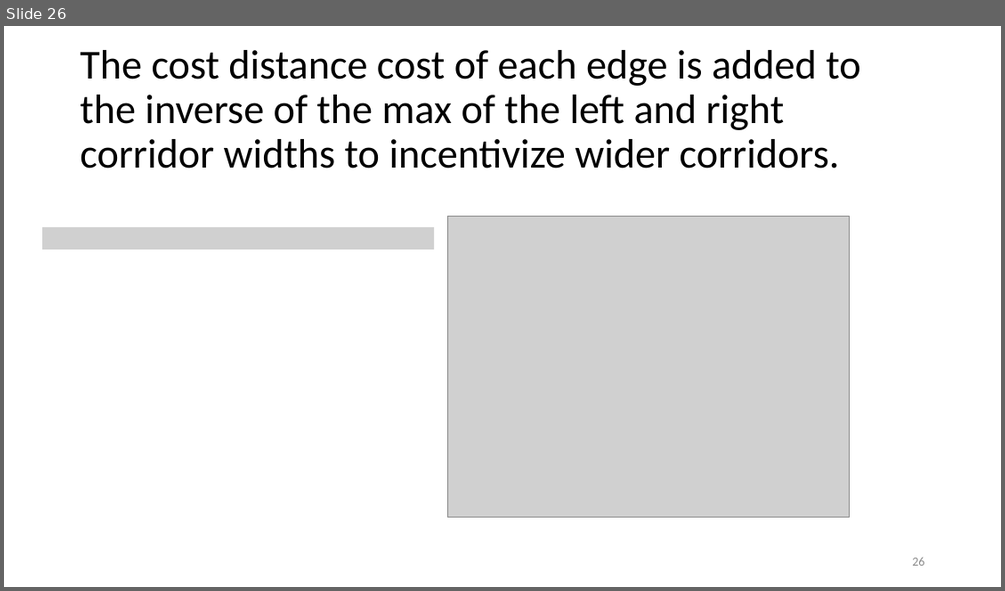
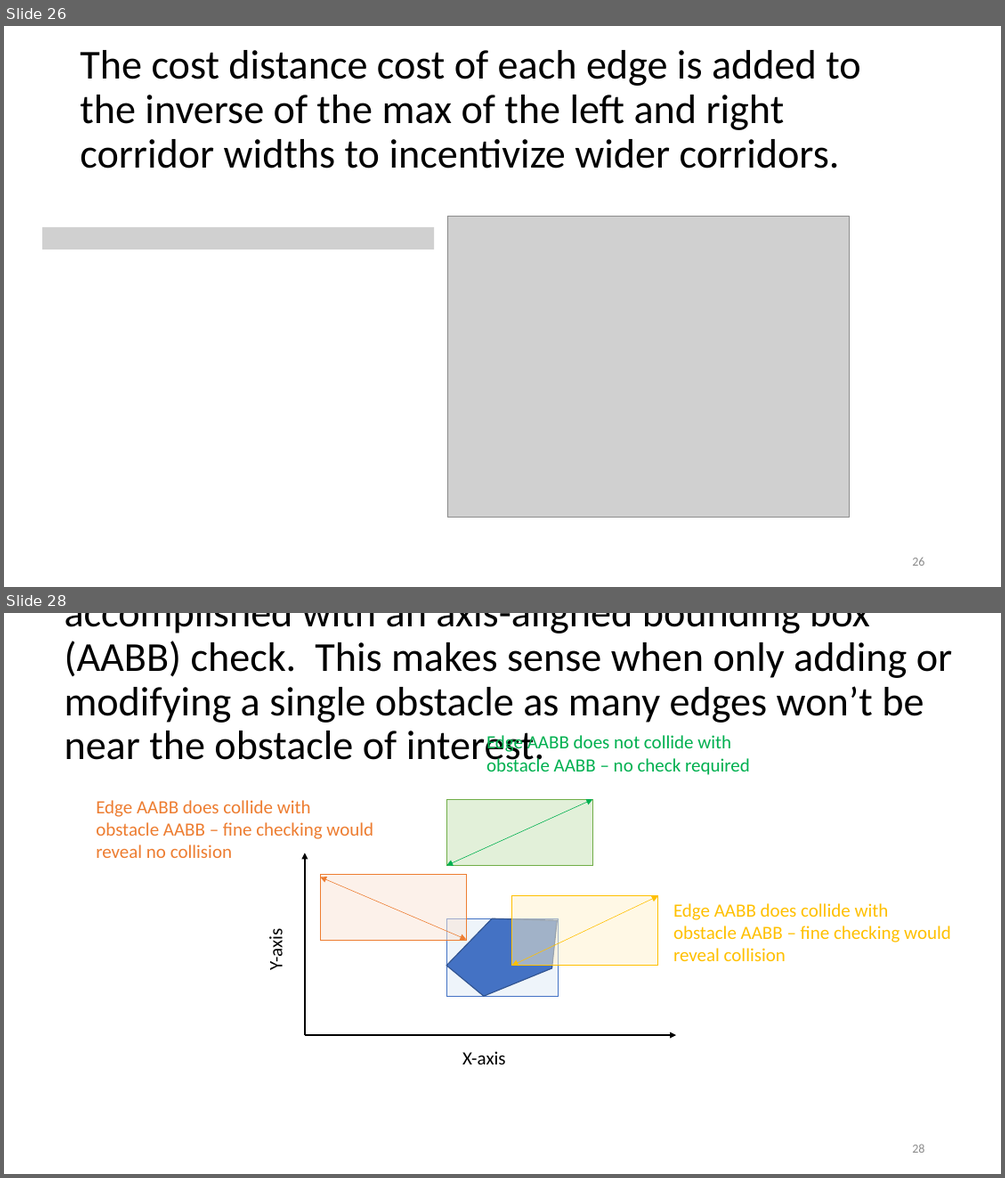
Before and after one commit to ivsg-psu/PathPlanning_GridFreePathPlanners_BoundedAStar, a slide deck: Documentation/bounded_astar_documentation.pptx. Shown one above the other, each under a label of ours: slide 26 before the commit, slides 26 and 28 after it; the slides between them are not shown. The pictures are 1005x591 and 1005x1178 pixels, drawn with LibreOffice and Linux fonts; fonts in the diff are those of the drawing; grey boxes stand for pictures. Boxes give left, top, right and bottom in pixels: in the first picture for what was removed or moved away, otherwise in the second. Text is boxed around its words. In the diff, an @@ line names an element or a change of style, - is before the commit and + after.

```diff
--- a/Documentation/bounded_astar_documentation.pptx
+++ b/Documentation/bounded_astar_documentation.pptx
@@ slide 28 added at (4,613,1001,1174), background #FFFFFF @@
@@ title added at (65,613,952,770), 39.6 pt, text #000000 @@
+Determining which edges pass near an obstacle can be accomplished with an axis-aligned bounding box (AABB) check. This makes sense when only adding or modifying a single obstacle as many edges won’t be near the obstacle of interest.
@@ text added at (486,735,750,775), 18 pt, text #00B050 @@
+Edge AABB does not collide with obstacle AABB – no check required
@@ rectangle added at (446,799,592,865), fill #E2F0D9, outline #70AD47 1 pt @@
@@ double arrow added from (446, 866) to (592, 799), #00B050 0.5 pt @@
@@ text added at (96,800,373,858), 18 pt, text #ED7D31 @@
+Edge AABB does collide with obstacle AABB – fine checking would reveal no collision
@@ arrow added from (305, 1035) to (305, 853), #000000 1.5 pt @@
@@ rectangle added at (320,875,466,941), fill #FBE5D6 at 50% opacity, outline #ED7D31 1 pt @@
@@ double arrow added from (320, 877) to (466, 939), #ED7D31 0.5 pt @@
@@ pentagon added at (437,896,574,1005), fill #4472C4, outline #325491 1 pt @@
@@ rectangle added at (512,896,657,965), fill #FFF2CC at 50% opacity, outline #FFC000 1 pt @@
@@ double arrow added from (512, 965) to (658, 896), #FFC000 0.5 pt @@
@@ text added at (673,903,951,961), 18 pt, text #FFC000 @@
+Edge AABB does collide with obstacle AABB – fine checking would reveal collision
@@ text added at (265,932,288,969), 18 pt, text #000000 @@
+Y-axis
@@ rectangle added at (446,919,558,997), fill #DEEBF7 at 50% opacity, outline #4472C4 1 pt @@
@@ arrow added from (305, 1035) to (676, 1035), #000000 1.5 pt @@
@@ text added at (462,1051,505,1064), 18 pt, text #000000 @@
+X-axis
@@ page number added at (912,1143,924,1152), 12 pt, text #8C8C8C @@
+28
```
Also in this commit, not shown: 7 other slides added, 6 other files.
